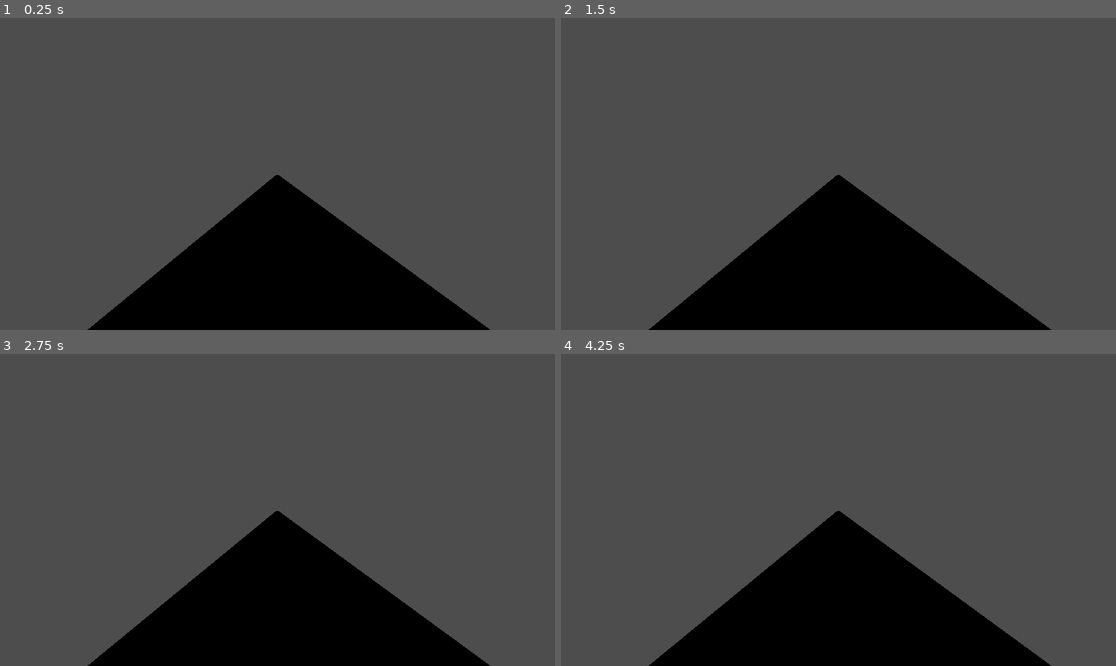
Above: before the commit, frames 1-4 (two rows, left to right).
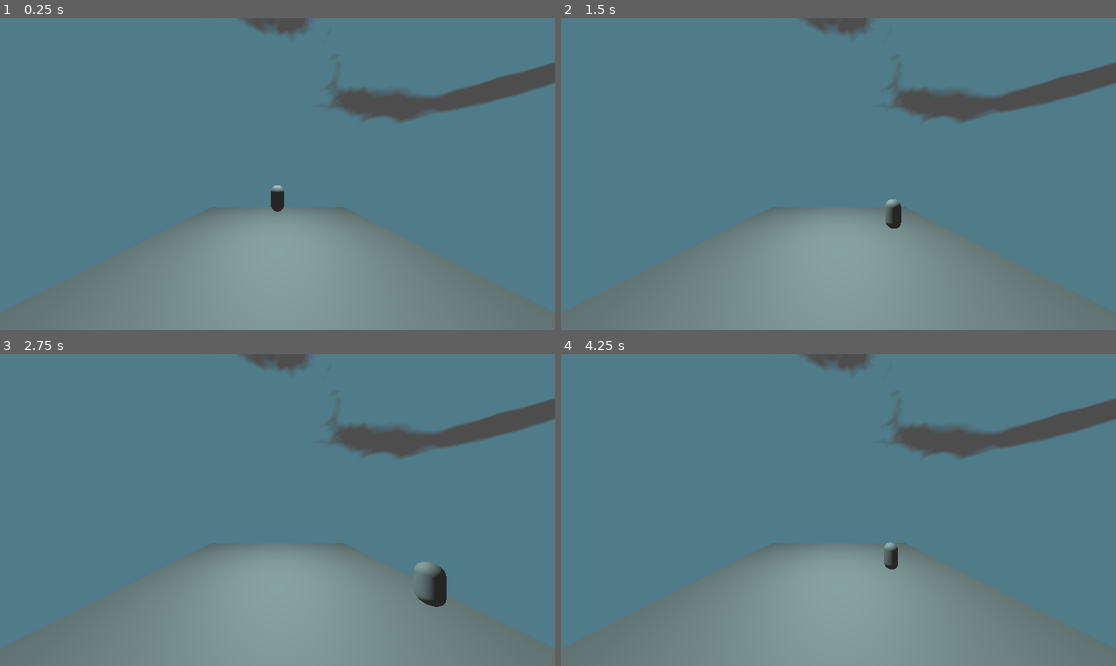
Above: after the commit, the same moments.

Repository: Chaipo-arch/testGodot
Game: Godot game, scene res://Scene/terrain.tscn
Two runs of this game, one before a commit and one after it. Both use one fixed random seed, a clock stepped at 60 frames per second and the inputs below.
Inputs:
- Up to frame 1 (0.25 s): no input
- Up to frame 2 (1.5 s): tap Enter (ui_accept) at 0.5, 0.77 s; hold Right (ui_right) 0.53-1.28 s; hold Down (ui_down) from 1.28 s (still down)
- Up to frame 3 (2.75 s): tap Enter (ui_accept) at 1.52 s; release Down (ui_down) at 2.03 s; hold Right (ui_right) from 2.03 s (still down)
- Up to frame 4 (4.25 s): release Right (ui_right) at 2.78 s; hold Up (ui_up) 2.78-3.53 s; tap Enter (ui_accept) at 3.02, 3.77 s; hold Left (ui_left) from 3.53 s (still down)

The runs differ from the first frame. In frame 1, 97% of the frame differs, in the area x 0-100%, y 0-100%; in frame 2, 97%; in frame 3, 97%; in frame 4, 97%.

Commit message:
raquette

Diff:
--- /dev/null
+++ b/Scene/Background.tscn
@@ -0,0 +1,32 @@
+[gd_scene load_steps=5 format=3 uid="uid://ba3ho6yqkfhex"]
+
+[sub_resource type="SphereMesh" id="SphereMesh_8lfjs"]
+
+[sub_resource type="FastNoiseLite" id="FastNoiseLite_byc5h"]
+noise_type = 5
+frequency = 0.0074
+offset = Vector3(-111.11, 0, 0)
+fractal_type = 3
+
+[sub_resource type="NoiseTexture2D" id="NoiseTexture2D_8lp6p"]
+in_3d_space = true
+seamless = true
+seamless_blend_skirt = 0.263
+noise = SubResource("FastNoiseLite_byc5h")
+
+[sub_resource type="StandardMaterial3D" id="StandardMaterial3D_o0ok1"]
+transparency = 4
+vertex_color_use_as_albedo = true
+albedo_color = Color(0.639216, 0.85098, 0.937255, 1)
+albedo_texture = SubResource("NoiseTexture2D_8lp6p")
+albedo_texture_msdf = true
+normal_enabled = true
+texture_repeat = false
+
+[node name="CSGMesh3D" type="CSGMesh3D"]
+transform = Transform3D(100, 0, 0, 0, 100, 0, 0, 0, 100, 0, 10.747, 0)
+operation = 1
+snap = 1e-06
+flip_faces = true
+mesh = SubResource("SphereMesh_8lfjs")
+material = SubResource("StandardMaterial3D_o0ok1")
--- a/Scene/Joueur.tscn
+++ b/Scene/Joueur.tscn
@@ -1,13 +1,16 @@
-[gd_scene load_steps=3 format=3 uid="uid://b8x782bn4fm41"]
+[gd_scene load_steps=4 format=3 uid="uid://b8x782bn4fm41"]
+
+[ext_resource type="Script" path="res://Script/Joueur.gd" id="1_g7k1o"]
 
 [sub_resource type="CapsuleShape3D" id="CapsuleShape3D_f642x"]
 
 [sub_resource type="CapsuleMesh" id="CapsuleMesh_votl4"]
 
-[node name="CharacterBody3D" type="CharacterBody3D"]
+[node name="Joueur" type="CharacterBody3D"]
+script = ExtResource("1_g7k1o")
 
-[node name="CollisionShape3D" type="CollisionShape3D" parent="."]
+[node name="Collision" type="CollisionShape3D" parent="."]
 shape = SubResource("CapsuleShape3D_f642x")
 
-[node name="MeshInstance3D2" type="MeshInstance3D" parent="."]
+[node name="Visuel" type="MeshInstance3D" parent="."]
 mesh = SubResource("CapsuleMesh_votl4")
--- /dev/null
+++ b/Scene/raquette.tscn
@@ -0,0 +1,17 @@
+[gd_scene load_steps=4 format=3 uid="uid://dbbln1rgibf77"]
+
+[sub_resource type="StandardMaterial3D" id="StandardMaterial3D_4icbq"]
+albedo_color = Color(1, 0.0823529, 0, 1)
+
+[sub_resource type="CylinderMesh" id="CylinderMesh_rwhxa"]
+material = SubResource("StandardMaterial3D_4icbq")
+
+[sub_resource type="CylinderMesh" id="CylinderMesh_lxqmc"]
+
+[node name="MeshInstance3D" type="MeshInstance3D"]
+transform = Transform3D(0.03, 0, 0, 0, 0.005, 0, 0, 0, 0.03, 0, 0, 0)
+mesh = SubResource("CylinderMesh_rwhxa")
+
+[node name="MeshInstance3D" type="MeshInstance3D" parent="."]
+transform = Transform3D(0.3, 0, 0, 0, -2.18557e-08, -1.75, 0, 0.5, -7.64949e-08, 0, 0, 0.944333)
+mesh = SubResource("CylinderMesh_lxqmc")
--- a/Scene/terrain.tscn
+++ b/Scene/terrain.tscn
@@ -1,16 +1,92 @@
-[gd_scene load_steps=2 format=3 uid="uid://bv1pb4q3t7hva"]
+[gd_scene load_steps=12 format=3 uid="uid://bv1pb4q3t7hva"]
+
+[ext_resource type="PackedScene" uid="uid://b8x782bn4fm41" path="res://Scene/Joueur.tscn" id="1_o6ksw"]
 
 [sub_resource type="PlaneMesh" id="PlaneMesh_omppu"]
 
+[sub_resource type="Environment" id="Environment_514a0"]
+
+[sub_resource type="BoxShape3D" id="BoxShape3D_bye0q"]
+
+[sub_resource type="Environment" id="Environment_mk82u"]
+ambient_light_color = Color(0.301961, 0.831373, 0.788235, 1)
+
+[sub_resource type="SphereMesh" id="SphereMesh_7l44d"]
+
+[sub_resource type="FastNoiseLite" id="FastNoiseLite_bv48k"]
+noise_type = 5
+frequency = 0.0074
+offset = Vector3(-111.11, 0, 0)
+fractal_type = 3
+
+[sub_resource type="NoiseTexture2D" id="NoiseTexture2D_8lp6p"]
+in_3d_space = true
+seamless = true
+seamless_blend_skirt = 0.263
+noise = SubResource("FastNoiseLite_bv48k")
+
+[sub_resource type="StandardMaterial3D" id="StandardMaterial3D_r0vpu"]
+transparency = 4
+vertex_color_use_as_albedo = true
+albedo_color = Color(0.639216, 0.85098, 0.937255, 1)
+albedo_texture = SubResource("NoiseTexture2D_8lp6p")
+albedo_texture_msdf = true
+normal_enabled = true
+texture_repeat = false
+
+[sub_resource type="SphereMesh" id="SphereMesh_6rq6q"]
+
+[sub_resource type="MeshTexture" id="MeshTexture_3r4bj"]
+mesh = SubResource("SphereMesh_6rq6q")
+image_size = Vector2(10, 10)
+
 [node name="terrain" type="Node3D"]
 
-[node name="MeshInstance3D" type="MeshInstance3D" parent="."]
+[node name="TerrainVisuel" type="MeshInstance3D" parent="."]
 transform = Transform3D(10, 0, 0, 0, 10, 0, 0, 0, 10, 0.0129809, 0, 0)
 mesh = SubResource("PlaneMesh_omppu")
+
+[node name="Camera" type="Camera3D" parent="."]
+transform = Transform3D(1, 0, 0, 0, 1, 0, 0, 0, 1, 0, 5, 10)
+environment = SubResource("Environment_514a0")
+current = true
+fov = 100.0
+
+[node name="DirectionalLight3D" type="DirectionalLight3D" parent="."]
+transform = Transform3D(1, 0, 0, 0, -4.37114e-08, 1, 0, -1, -4.37114e-08, 0.424169, 9.70685, 0)
+visible = false
 
 [node name="LightmapGI" type="LightmapGI" parent="."]
 transform = Transform3D(1, 0, 0, 0, 1, 0, 0, 0, 1, -1.7161, -5.32503, 14.1168)
 
-[node name="Camera3D" type="Camera3D" parent="."]
-transform = Transform3D(0.979226, 0, -0.20277, 0, 1, 0, 0.20277, 0, 0.979226, -0.570477, 7.89354, 4.04862)
-fov = 179.0
+[node name="Joueur" parent="." instance=ExtResource("1_o6ksw")]
+transform = Transform3D(1, 0, 0, 0, 1, 0, 0, 0, 1, 0, 3.4731, 0)
+
+[node name="CollisionGroup" type="StaticBody3D" parent="."]
+transform = Transform3D(20, 0, 0, 0, 1, 0, 0, 0, 20, 0, 0, 0)
+
+[node name="formeCollision" type="CollisionShape3D" parent="CollisionGroup"]
+transform = Transform3D(1, 0, 0, 0, 1, 0, 0, 0, 1, 0.0129809, 0, 0)
+shape = SubResource("BoxShape3D_bye0q")
+
+[node name="WorldEnvironment" type="WorldEnvironment" parent="."]
+environment = SubResource("Environment_mk82u")
+
+[node name="CSGMesh3D" type="CSGMesh3D" parent="."]
+transform = Transform3D(100, 0, 0, 0, 100, 0, 0, 0, 100, 0, 10.747, 0)
+operation = 1
+snap = 1e-06
+flip_faces = true
+mesh = SubResource("SphereMesh_7l44d")
+material = SubResource("StandardMaterial3D_r0vpu")
+
+[node name="OmniLight3D" type="OmniLight3D" parent="."]
+transform = Transform3D(1, 0, 0, 0, 1, 0, 0, 0, 1, 0, 10.747, 0)
+light_color = Color(0.831373, 1, 1, 1)
+light_energy = 10.3
+light_indirect_energy = 1.46
+light_volumetric_fog_energy = 0.698
+light_projector = SubResource("MeshTexture_3r4bj")
+light_size = 1.0
+light_specular = 0.953
+omni_range = 4096.0
--- a/Camera.gd
+++ b/Script/Camera.gd
@@ -1,11 +1,9 @@
 extends Camera3D
 
+@export var entitéASuivre : PackedScene
+# Called when the node enters the scene tree for the first time.
 
-# Called when the node enters the scene tree for the first time.
-func _ready():
-	pass # Replace with function body.
 
 
 # Called every frame. 'delta' is the elapsed time since the previous frame.
 func _process(delta):
-	pass
